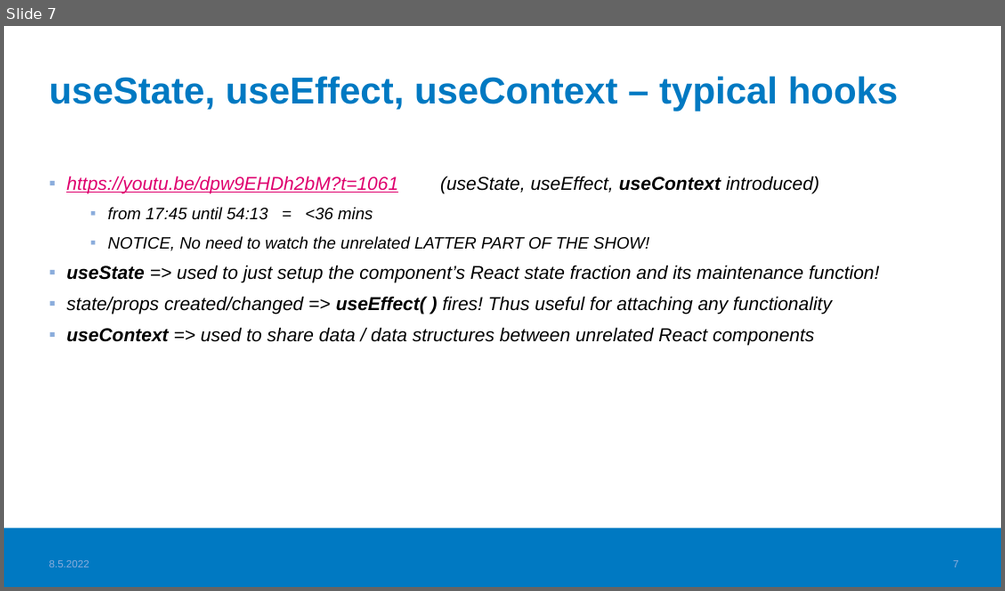
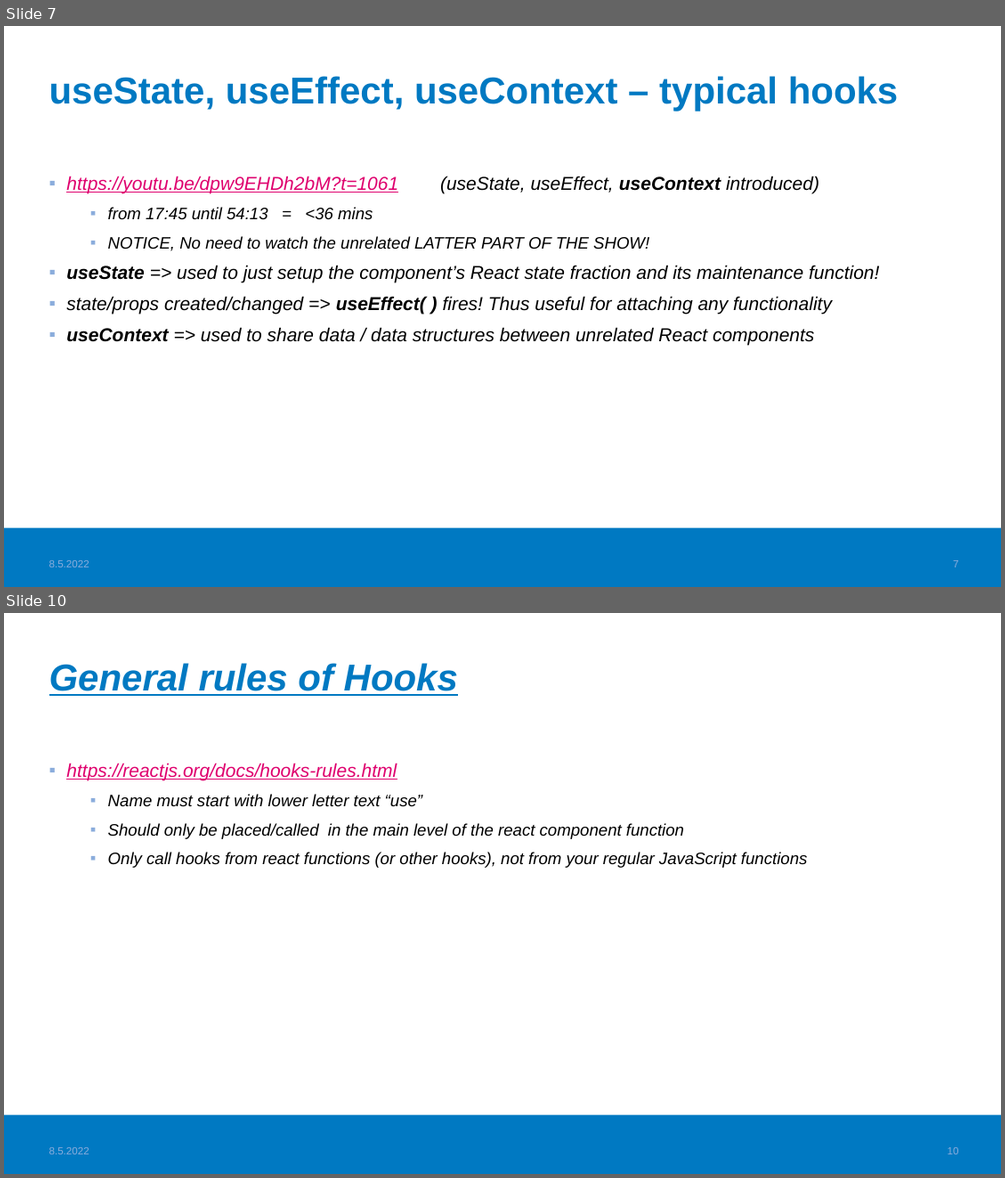
Before and after one commit to valju/docs_frontend_design, a slide deck: FrontendStuff_ForExam.pptx. Shown one above the other, each under a label of ours: slide 7 before the commit, slides 7 and 10 after it; the slides between them are not shown. The pictures are 1005x591 and 1005x1178 pixels, drawn with LibreOffice and Linux fonts; fonts in the diff are those of the drawing; background and template pictures are left out. Boxes give left, top, right and bottom in pixels: in the first picture for what was removed or moved away, otherwise in the second. Text is boxed around its words. In the diff, an @@ line names an element or a change of style, - is before the commit and + after.

Commit message:
Latest improvements. Slide 10 Hooks rules promoted to own slide

```diff
--- a/FrontendStuff_ForExam.pptx
+++ b/FrontendStuff_ForExam.pptx
@@ slide 10 added at [4,613,1001,1174], background #FFFFFF; not listed: 1 template element that a slide beside it also shows @@
@@ title added at [49,663,458,696], 36 pt, text #0079C2, bold, italic, underline @@
+General rules of Hooks
@@ text added at [66,763,807,868], 16 pt, text #000000, italic @@
+▪ https://reactjs.org/docs/hooks-rules.html
+  ▪ Name must start with lower letter text “use”
+  ▪ Should only be placed/called in the main level of the react component function
+  ▪ Only call hooks from react functions (or other hooks), not from your regular JavaScript functions
@@ text added at [49,1147,89,1154], 10 pt, text #8BADDC @@
+8.5.2022
@@ page number added at [947,1147,959,1154], 10 pt, text #8BADDC @@
+10
```
Also in this commit, not shown: 6 slides changed, 1 other file.
